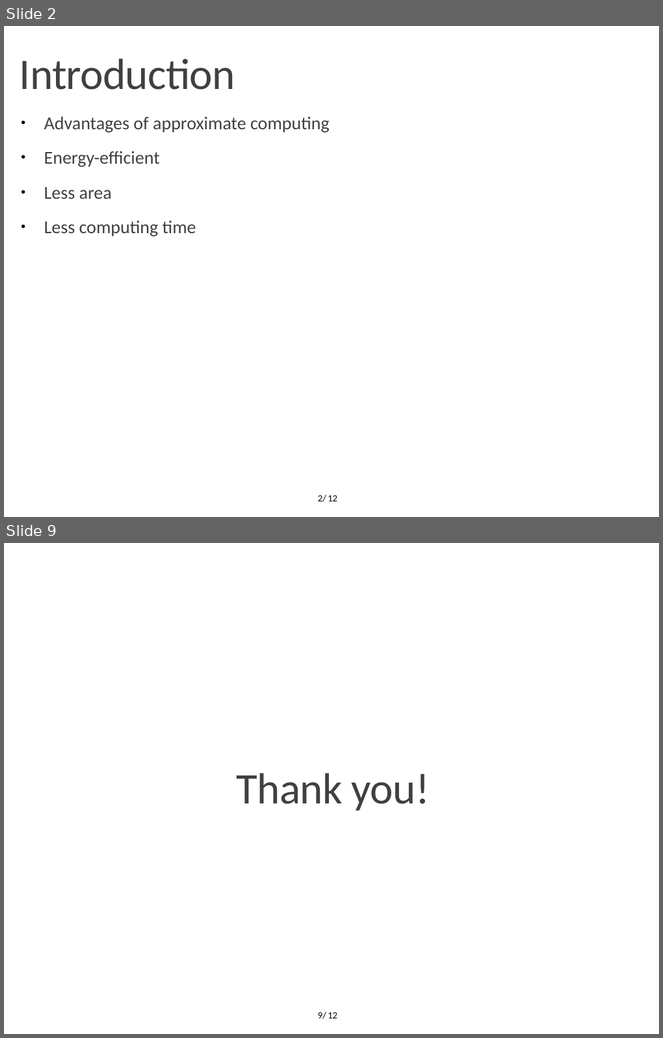
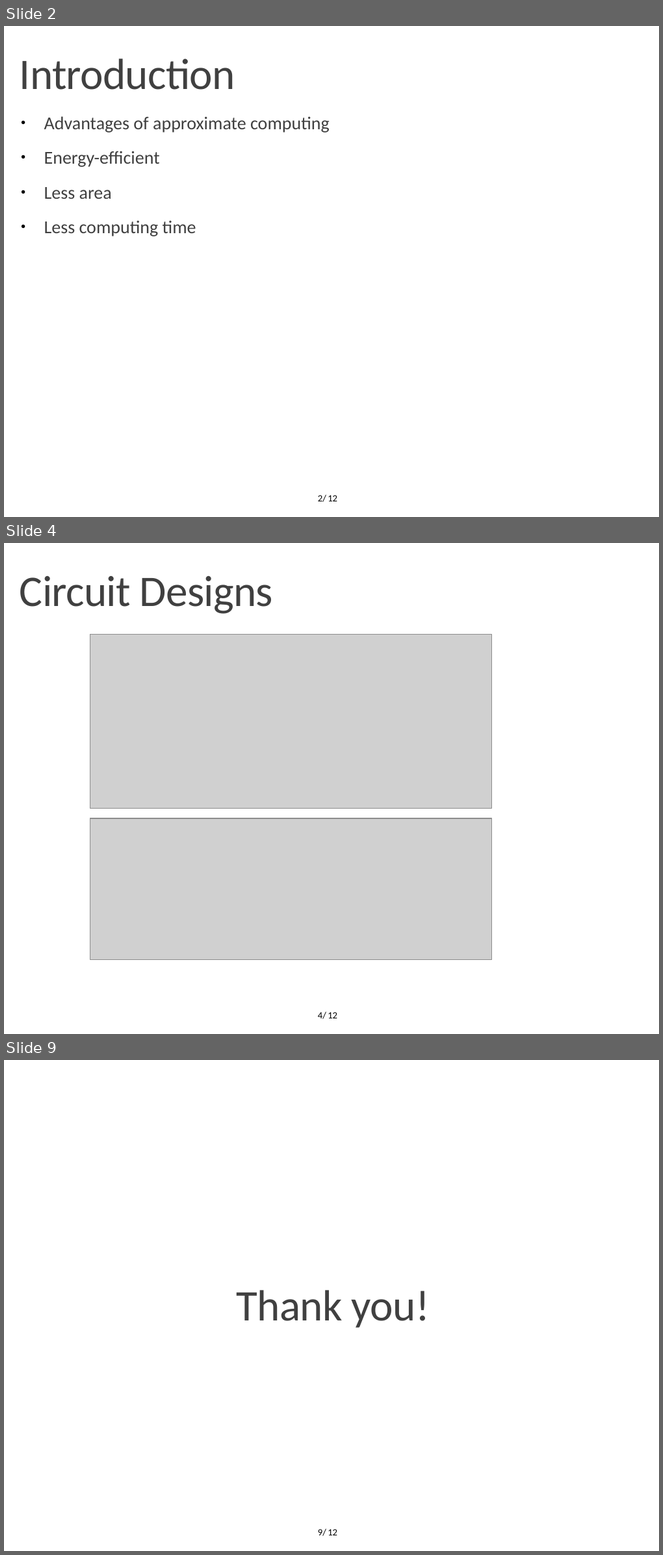
Before and after one commit to OrionLightning/Approximate-Circuit, a slide deck: Presentation Slides/Midterm 23-11-2021.pptx. Shown one above the other, each under a label of ours: slides 2 and 9 before the commit, slides 2, 4 and 9 after it; the slides between them are not shown. The pictures are 663x1038 and 663x1555 pixels, drawn with LibreOffice and Linux fonts; fonts in the diff are those of the drawing; grey boxes stand for pictures; background and template pictures are left out. Boxes give left, top, right and bottom in pixels: in the first picture for what was removed or moved away, otherwise in the second. Text is boxed around its words. In the diff, an @@ line names an element or a change of style, - is before the commit and + after.

```diff
--- a/Presentation Slides/Midterm 23-11-2021.pptx
+++ b/Presentation Slides/Midterm 23-11-2021.pptx
@@ slide 4 added at <box>4,543,659,1034</box>, background #FFFFFF; not listed: 1 template element that a slide beside it also shows @@
@@ text added at <box>20,576,273,614</box>, 48 pt, text #404040 @@
+Circuit Designs
@@ picture added at <box>90,634,492,809</box> @@
@@ picture added at <box>90,819,492,960</box> @@
@@ page number added at <box>318,1012,326,1019</box>, 10.5 pt, text #000000 @@
+4/
```
Also in this commit, not shown: 5 slides changed, 1 other slide added, 2 slides removed.
